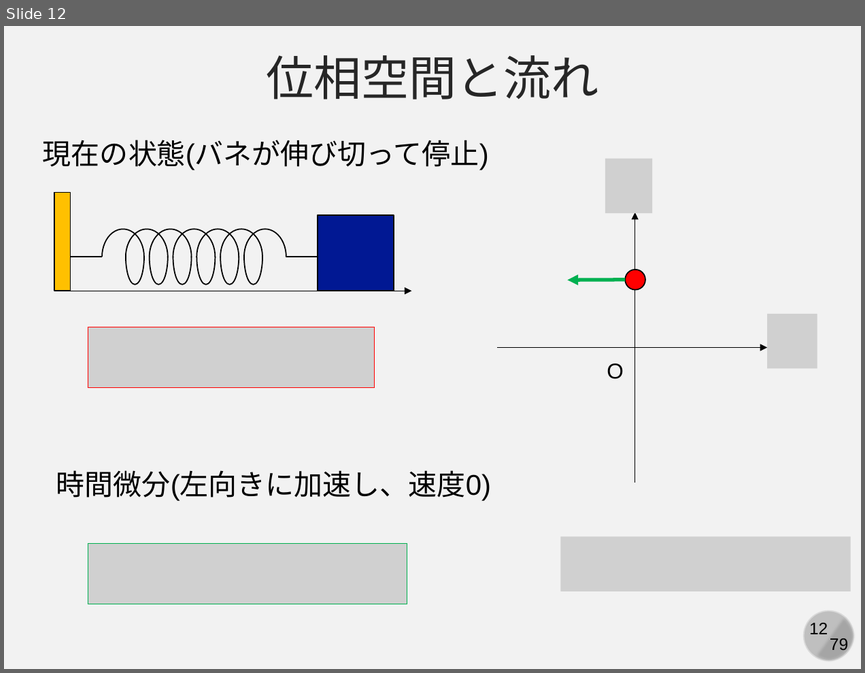
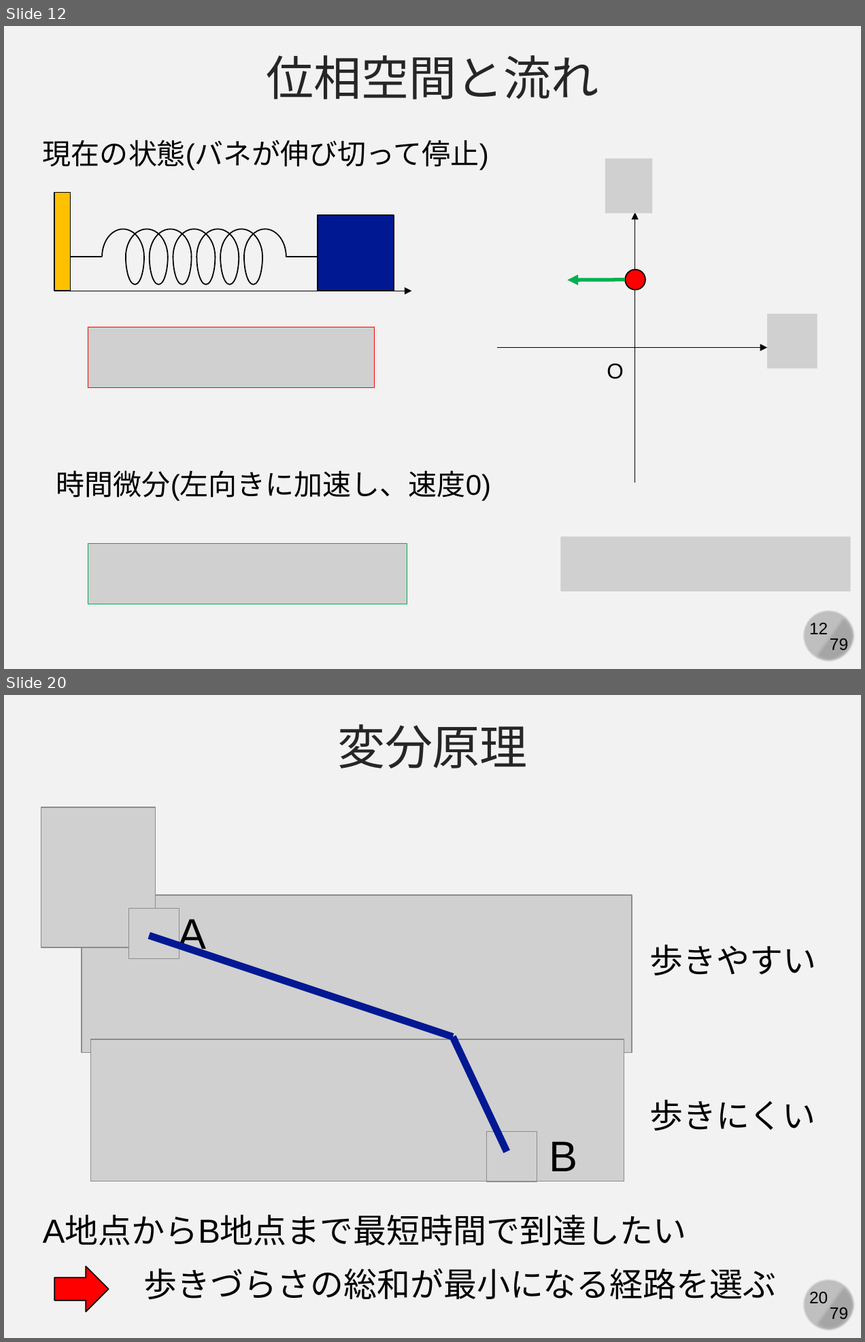
Before and after one commit to kaityo256/simulation_engineering, a slide deck: 05_md_basic/simulation05.pptx. Shown one above the other, each under a label of ours: slide 12 before the commit, slides 12 and 20 after it; the slides between them are not shown. The pictures are 865x673 and 865x1342 pixels, drawn with LibreOffice and Linux fonts; fonts in the diff are those of the drawing; grey boxes stand for pictures. Boxes give left, top, right and bottom in pixels: in the first picture for what was removed or moved away, otherwise in the second. Text is boxed around its words. In the diff, an @@ line names an element or a change of style, - is before the commit and + after.

```diff
--- a/05_md_basic/simulation05.pptx
+++ b/05_md_basic/simulation05.pptx
@@ slide 20 added at [4, 695, 861, 1338], background #F2F2F2; not listed: 4 template elements that a slide beside it also shows @@
@@ text added at [337, 724, 528, 768], 40 pt, text #262626 @@
+変分原理
@@ picture added at [41, 807, 155, 948] @@
@@ picture added at [82, 895, 632, 1052] @@
@@ picture added at [129, 909, 179, 959] @@
@@ text added at [177, 915, 206, 956], 36 pt, text #000000 @@
+A
@@ line added from (149, 936) to (453, 1037), #011893 6 pt @@
@@ text added at [650, 944, 817, 976], 28 pt, text #000000 @@
+歩きやすい
@@ picture added at [90, 1040, 623, 1181] @@
@@ line added from (453, 1037) to (507, 1151), #011893 6 pt @@
@@ text added at [650, 1099, 816, 1131], 28 pt, text #000000 @@
+歩きにくい
@@ picture added at [486, 1131, 537, 1182] @@
@@ text added at [549, 1141, 577, 1171], 36 pt, text #000000 @@
+B
@@ text added at [43, 1216, 686, 1245], 28 pt, text #000000 @@
+A地点からB地点まで最短時間で到達したい
@@ right arrow added at [54, 1266, 109, 1311], fill #FF0000, outline #000000 1 pt @@
@@ text added at [144, 1268, 776, 1300], 28 pt, text #000000 @@
+歩きづらさの総和が最小になる経路を選ぶ
```
Also in this commit, not shown: 1 slide changed, 13 other slides added.
